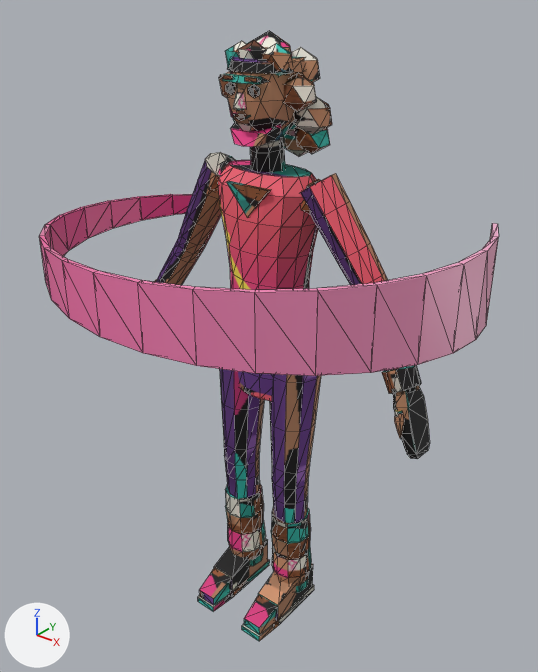
A saved change to the glTF model public/assets/fighters/rox.glb.
Before and after are seen from a camera (50 mm lens) standing at (1.281, -1.602, 1.989) and looking at (0.046, -0.058, 1.031). Lighting does not change. The marker at lower left points along +X, +Y and +Z. The first picture is the older version. Mesh edges are drawn as thin lines. Vertices at exactly the same position are counted once.

Names of what the first picture shows: 'fx_lariat_trail', 'rox_body.001'.
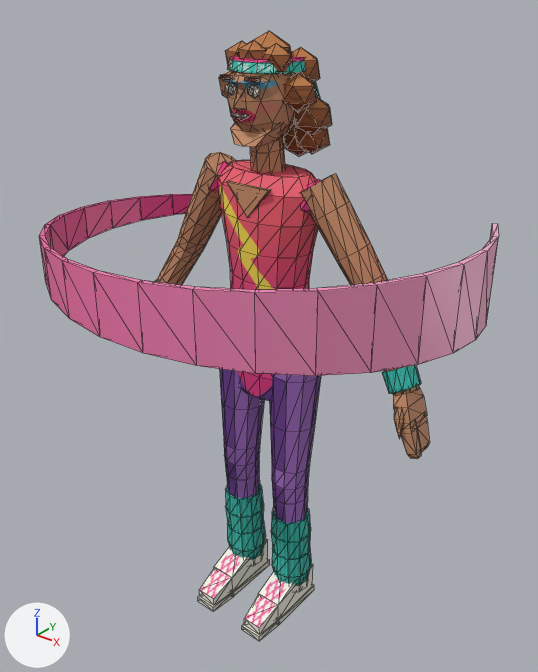
Boxes [x1, y1, x2, y2] around the edits, measured in the pictures (538 x 672 px):
part 1 of me_rox_body, added (mostly hidden): after [313, 81, 320, 99]
part 2 of me_rox_body, reshaped: [393, 387, 430, 458] in both
part 3 of me_rox_body, surface changed: [154, 31, 421, 641] in both

The edits, one by one:
me_rox_body is used by ob_rox_body_001; location (0.0, 0.0, 0.0).
me_rox_body had 1357 vertices, 2474 faces and spanned x -0.55..0.55, y -0.23..0.15, z 0.0..1.86.
me_rox_body now has 1449 vertices, 2630 faces and spans x -0.55..0.55, y -0.23..0.19, z 0.0..1.86.
me_rox_body part 1: a new loose piece of 16 vertices spanning x 0.0..0.04, y 0.15..0.19, z 1.64..1.77, in mat_body.
Part 2, on me_rox_body:
10 vertices are removed from x -0.55..0.55, y -0.07..0.01, z 0.8..0.95.
72 faces are deleted.
5 vertices move from x -0.49..0.49, y -0.08..-0.05, z 0.92..0.95 to x -0.49..0.49, y -0.08..-0.05, z 0.93..0.95.
58 vertices are added at x -0.55..0.55, y -0.07..0.03, z 0.8..0.96.
152 new faces join them, mat_body.
me_rox_body part 3: 2374 kept faces spanning x -0.55..0.55, y -0.23..0.15, z 0.0..1.86 get new texture (UV) coordinates.
Other edits to the shape of me_rox_body do not show in these pictures.
